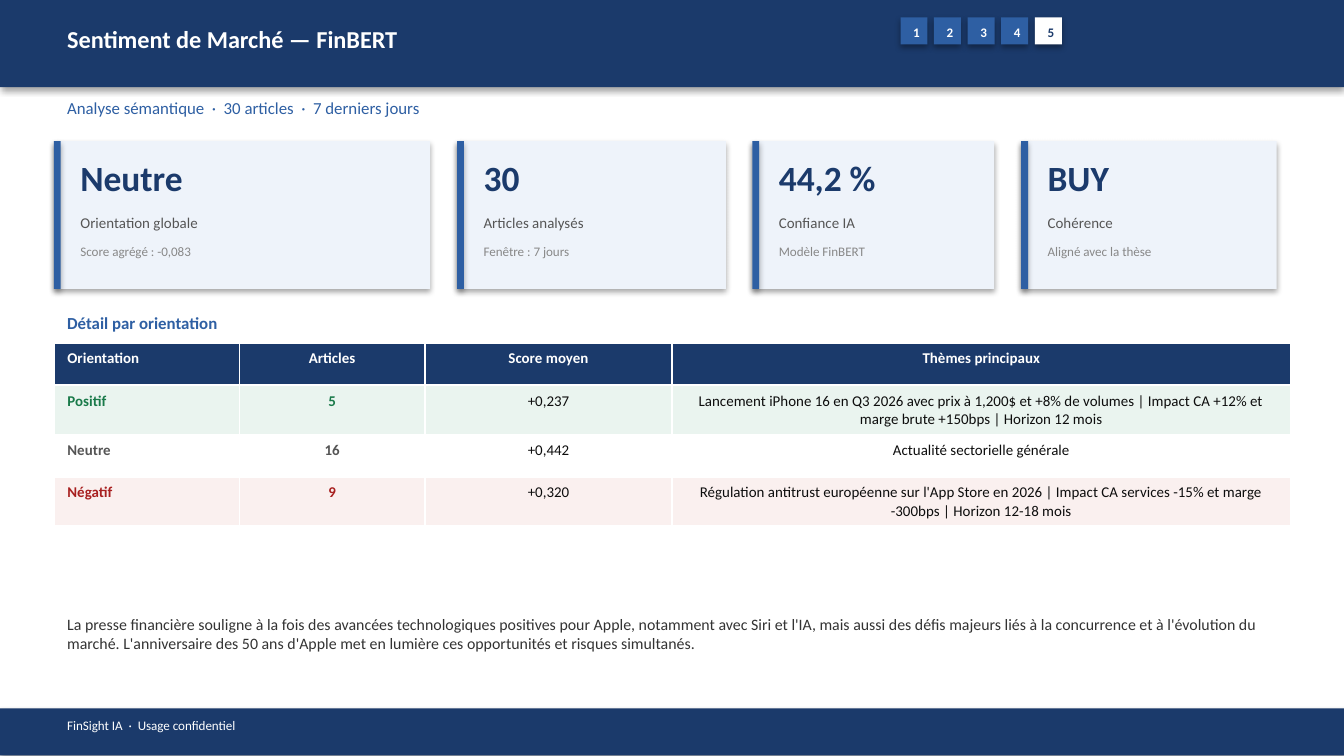
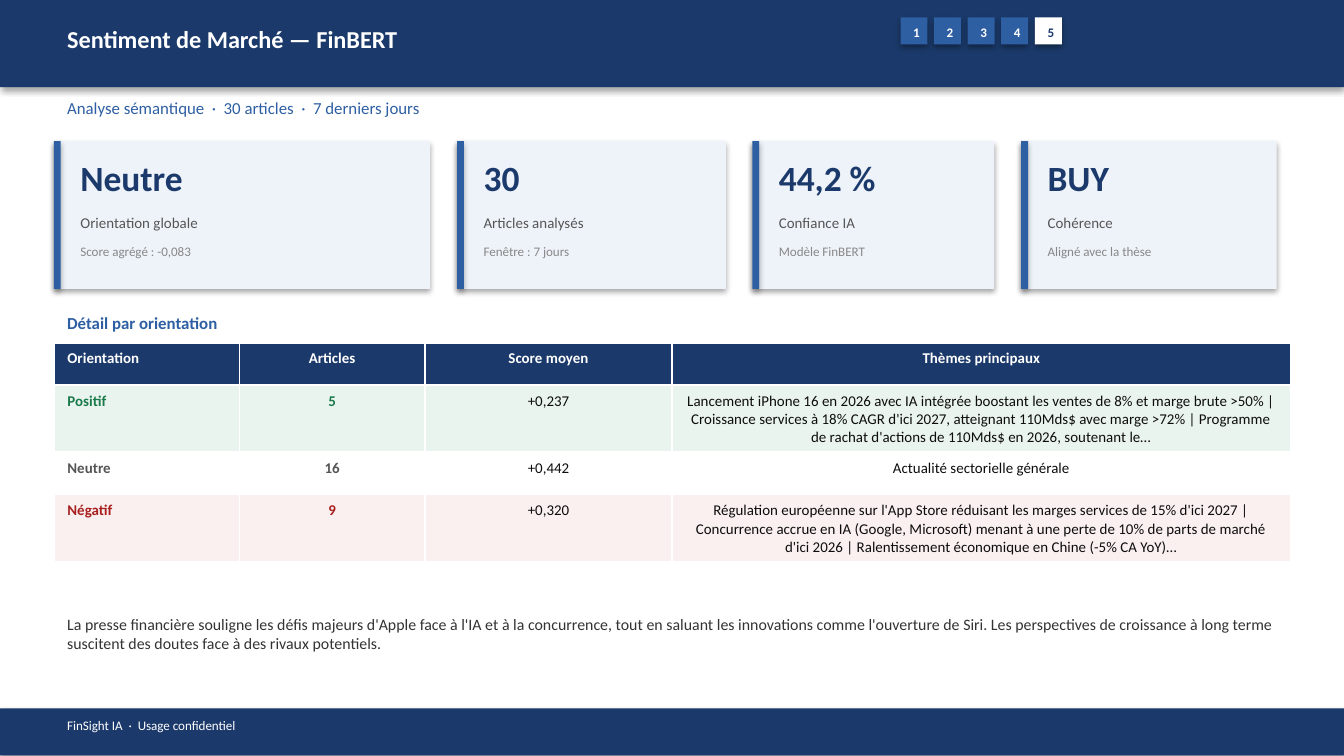
Before and after one commit to baptistejeh07-art/finsight-ia, a slide deck: slide 18 of preview/AAPL/AAPL_pitchbook.pptx. Drawn at 1344x756 pixels with LibreOffice and Linux fonts; fonts in the diff are those of the drawing. Boxes give left, top, right and bottom in pixels: in the first picture for what was removed or moved away, otherwise in the second. Text is boxed around its words. In the diff, an @@ line names an element or a change of style, - is before the commit and + after.

```diff
--- a/preview/AAPL/AAPL_pitchbook.pptx
+++ b/preview/AAPL/AAPL_pitchbook.pptx
@@ table at [54, 343, 1290, 559] @@
-row 2, column 4: Lancement iPhone 16 en Q3 2026 avec prix à 1,200$ et +8% de volumes | Impact CA +12% et marge brute +150bps | Horizon 12 mois
+row 2, column 4: Lancement iPhone 16 en 2026 avec IA intégrée boostant les ventes de 8% et marge brute >50% | Croissance services à 18% CAGR d'ici 2027, atteignant 110Mds$ avec marge >72% | Programme de rachat d'actions de 110Mds$ en 2026, soutenant le…
-row 4, column 4: Régulation antitrust européenne sur l'App Store en 2026 | Impact CA services -15% et marge -300bps | Horizon 12-18 mois
+row 4, column 4: Régulation européenne sur l'App Store réduisant les marges services de 15% d'ici 2027 | Concurrence accrue en IA (Google, Microsoft) menant à une perte de 10% de parts de marché d'ici 2026 | Ralentissement économique en Chine (-5% CA YoY)…
@@ text at [67, 619, 1272, 652]: text changed @@
-La presse financière souligne à la fois des avancées technologiques positives pour Apple, notamment avec Siri et l'IA, mais aussi des défis majeurs liés à la concurrence et à l'évolution du marché. L'anniversaire des 50 ans d'Apple met en lumière ces opportunités et risques simultanés.
+La presse financière souligne les défis majeurs d'Apple face à l'IA et à la concurrence, tout en saluant les innovations comme l'ouverture de Siri. Les perspectives de croissance à long terme suscitent des doutes face à des rivaux potentiels.
```
Also in this commit, not shown: 14 other slides changed, 4 other files.
